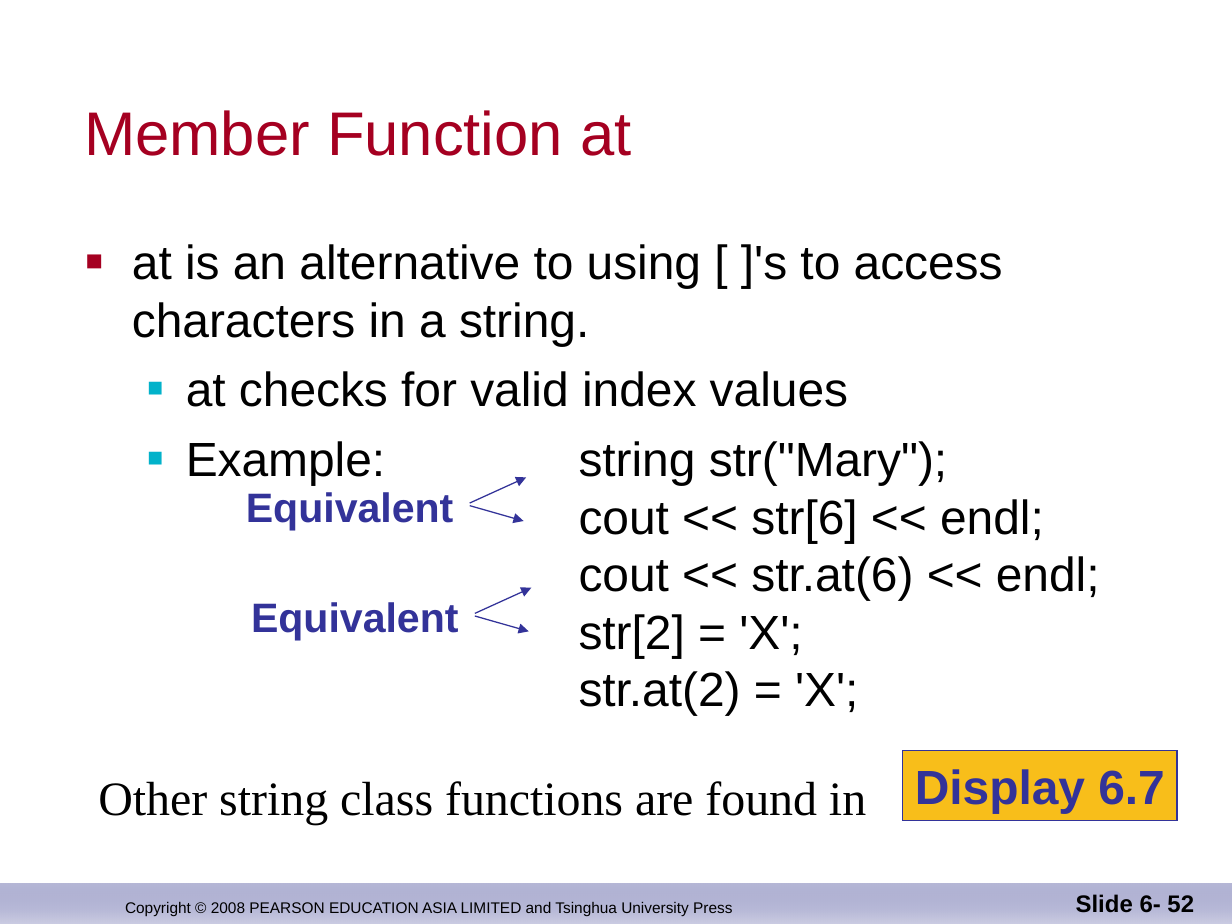
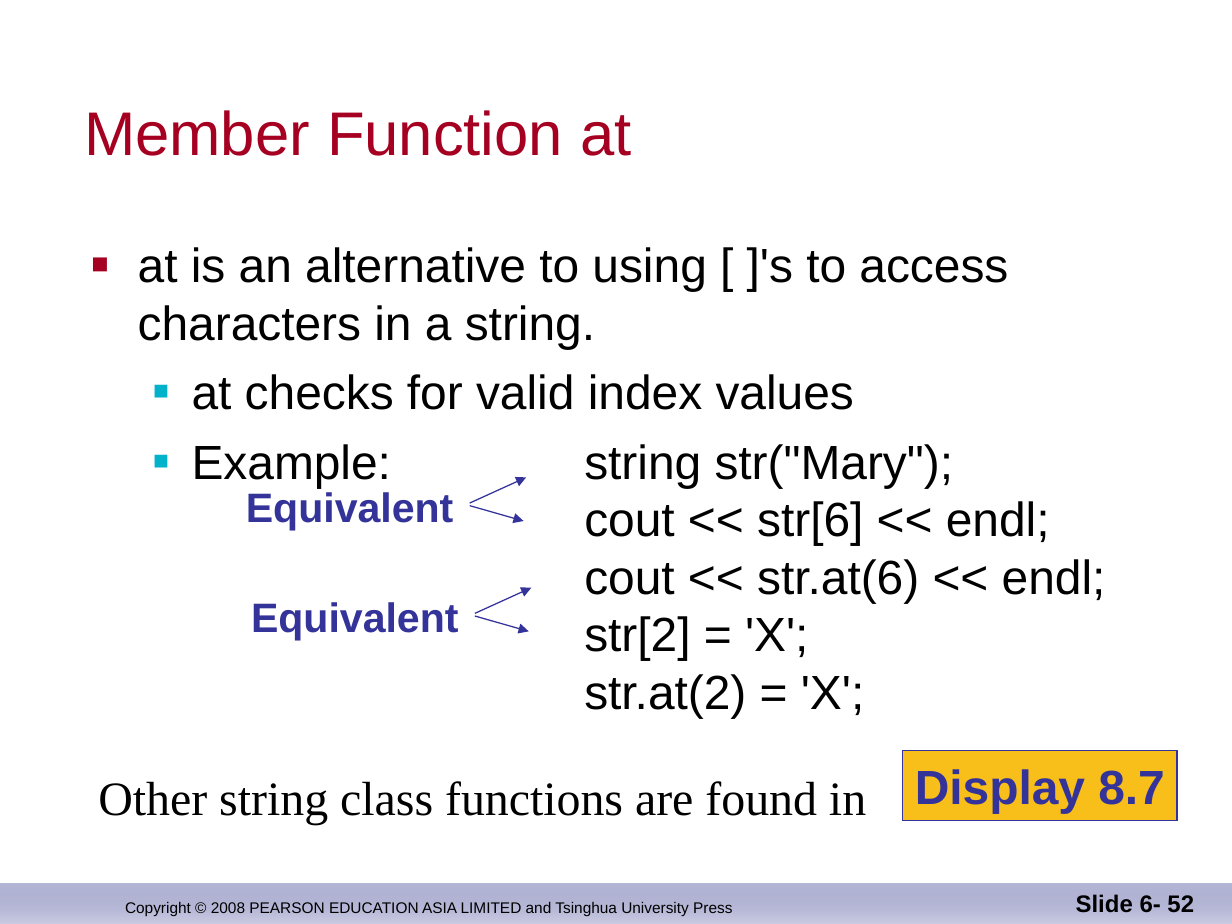
Before and after one commit to djuanbei/CPLUSPLUS, a slide deck: slide 52 of ppt/Chapter 8.ppt. Drawn at 1232x924 pixels with LibreOffice and Linux fonts; fonts in the diff are those of the drawing; background and template pictures are left out. Boxes give left, top, right and bottom in pixels: in the first picture for what was removed or moved away, otherwise in the second. Text is boxed around its words. In the diff, an @@ line names an element or a change of style, - is before the commit and + after.

```diff
--- a/ppt/Chapter 8.ppt
+++ b/ppt/Chapter 8.ppt
@@ text "at is an alternative to ..." moved from (x1=132, y1=244, x2=1100, y2=715) to (x1=138, y1=247, x2=1106, y2=718) @@
@@ text in rectangle at (x1=915, y1=769, x2=1165, y2=813): text changed @@
-Display 6.7
+Display 8.7
```
Also in this commit, not shown: 27 other slides changed, 3 other files.
